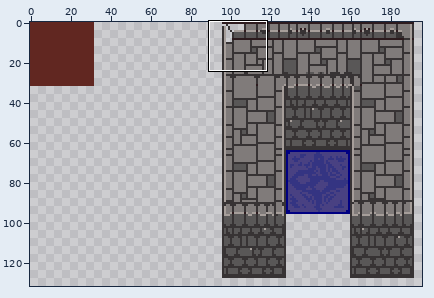
One commit to this sprite sheet: images/wall.png. Above, an overview of the earlier version with the close-up marked.
Close-up. Before the edit:
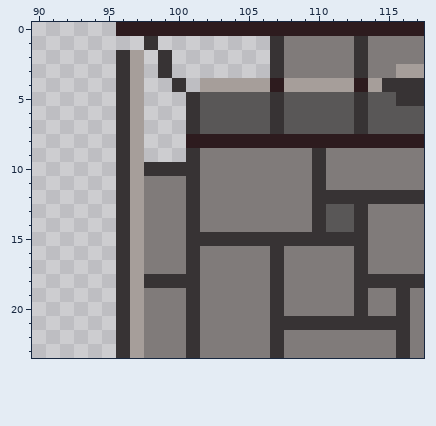
The file is 320x320 pixels. Shown: x 90..117, y 0..23. The wide view leaves out empty margins.
The same view after the edit:
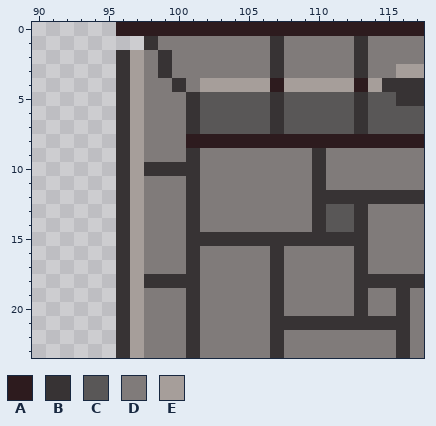
Palette (. is transparent): A #2d1b1e  B #373334  C #595757  D #807b7a  E #a69e9a
From the commit log: Updates to world tile codes
Diff:
y 1: x 99..106 ........ -> DDDDDDDD
y 2..3: x 98 . -> D; x 100..106 ....... -> DDDDDDD
y 4: x 98..99 .. -> DD; x 101 . -> D
y 5..9: x 98..100 ... -> DDD
Changed places in both close-ups, as pixel boxes (x1, y1, x2, y2):
added: (144, 36, 270, 162)
